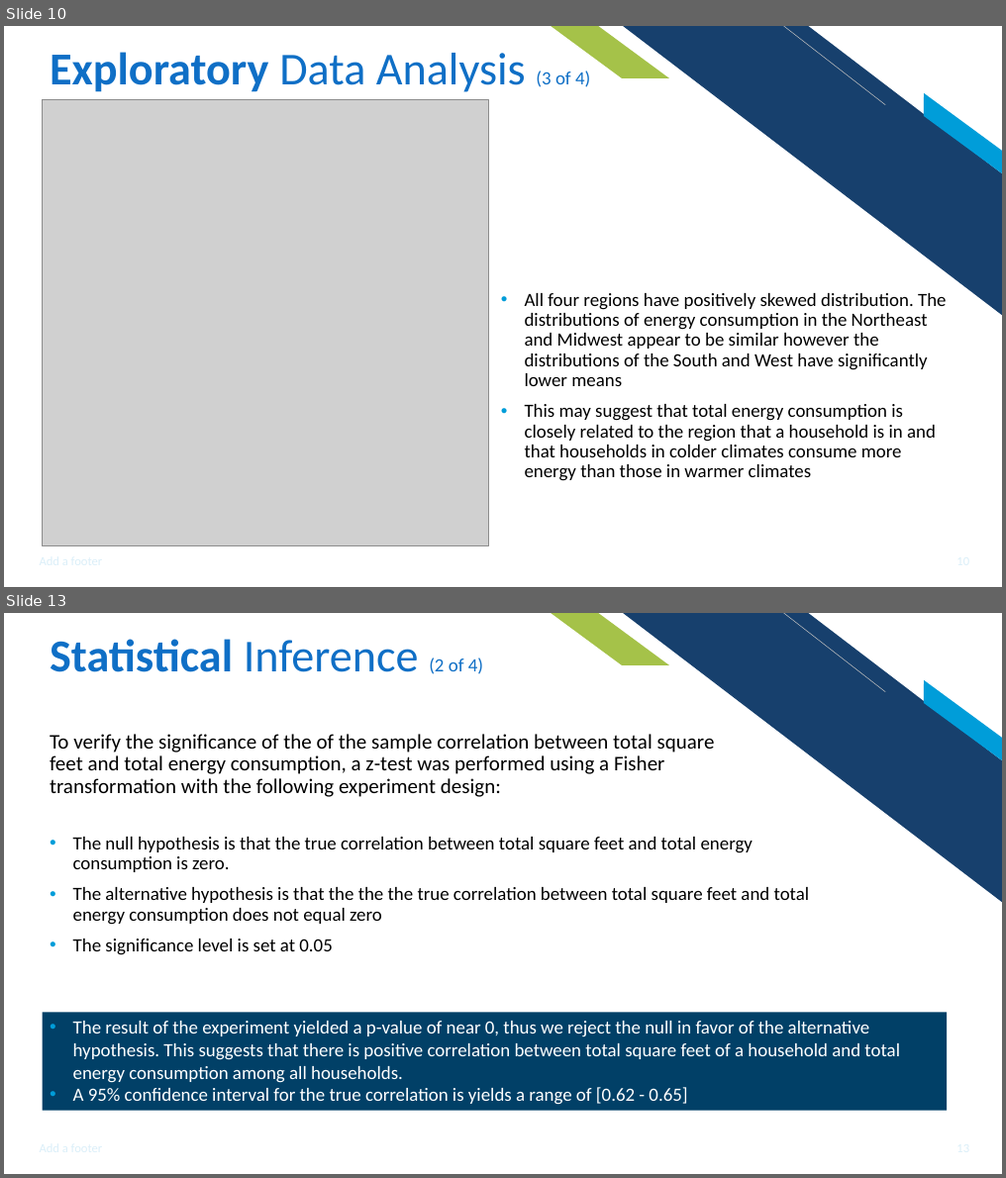
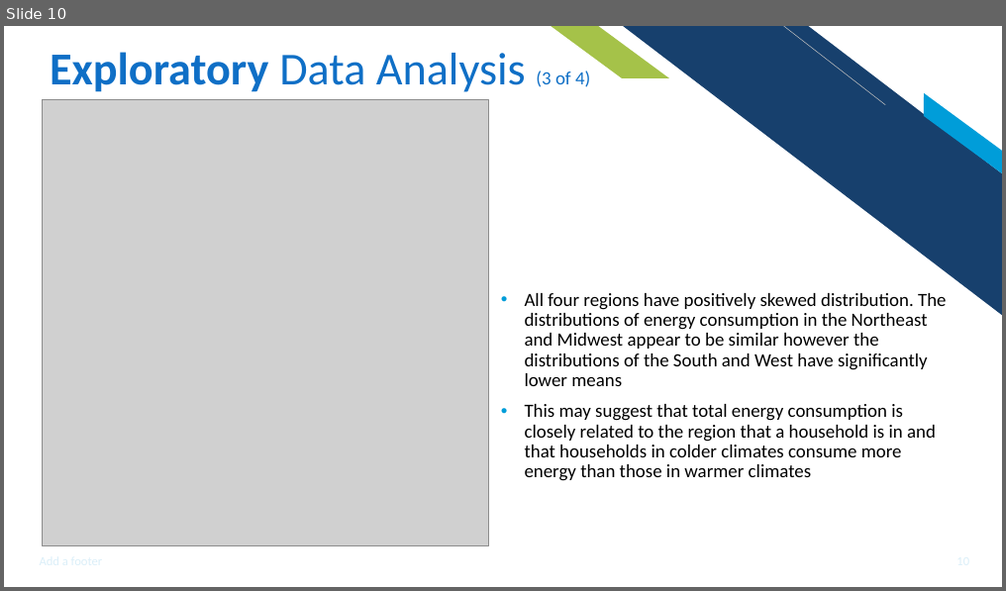
Before and after one commit to ishareef7/Springboard, a slide deck: Capstone1/Capstone1_Reports/Capstone1_Presentation.pptx. Shown one above the other, each under a label of ours: slides 10 and 13 before the commit, slide 10 after it; the slides between them are not shown. The pictures are 1006x1178 and 1006x591 pixels, drawn with LibreOffice and Linux fonts; fonts in the diff are those of the drawing; grey boxes stand for pictures. Boxes give left, top, right and bottom in pixels: in the first picture for what was removed or moved away, otherwise in the second. Text is boxed around its words. In the diff, an @@ line names an element or a change of style, - is before the commit and + after.

```diff
--- a/Capstone1/Capstone1_Reports/Capstone1_Presentation.pptx
+++ b/Capstone1/Capstone1_Reports/Capstone1_Presentation.pptx
@@ slide 13 removed at box(4, 613, 1002, 1174), background #FFFFFF; not listed: 4 template elements that a slide beside it also shows @@
@@ title removed at box(50, 639, 483, 674) @@
-Statistical Inference (2 of 4)
@@ text removed at box(50, 734, 715, 797) @@
-To verify the significance of the of the sample correlation between total square feet and total energy consumption, a z-test was performed using a Fisher transformation with the following experiment design:
@@ text removed at box(73, 837, 810, 956) @@
-• The null hypothesis is that the true correlation between total square feet and total energy consumption is zero.
-• The alternative hypothesis is that the the the true correlation between total square feet and total energy consumption does not equal zero
-• The significance level is set at 0.05
@@ rectangle removed at box(43, 1013, 946, 1111) @@
-• The result of the experiment yielded a p-value of near 0, thus we reject the null in favor of the alternative hypothesis. This suggests that there is positive correlation between total square feet of a household and total energy consumption among all households.
-• A 95% confidence interval for the true correlation is yields a range of [0.62 - 0.65]
```
Also in this commit, not shown: 6 slides added, 4 other slides removed, 21 other files.
